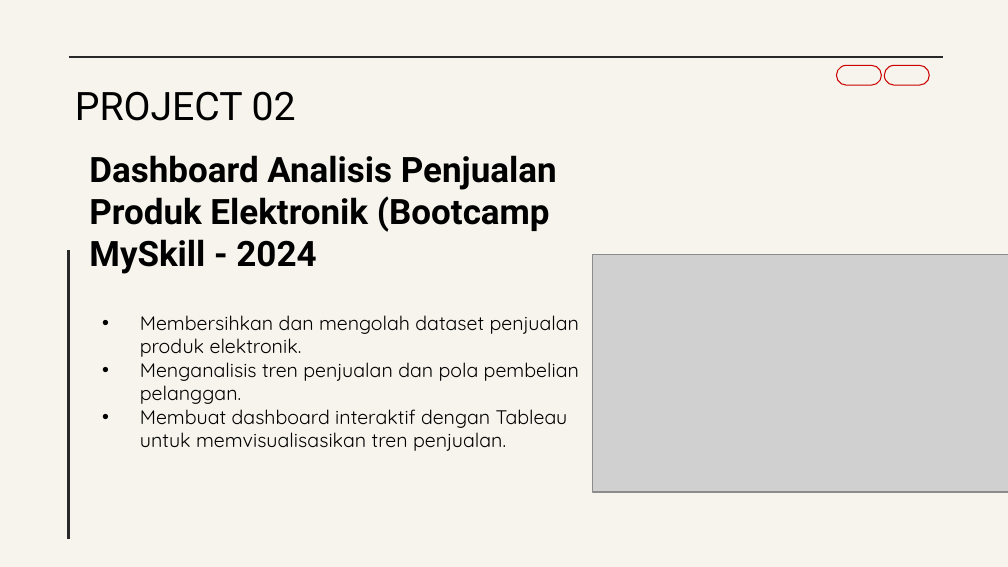
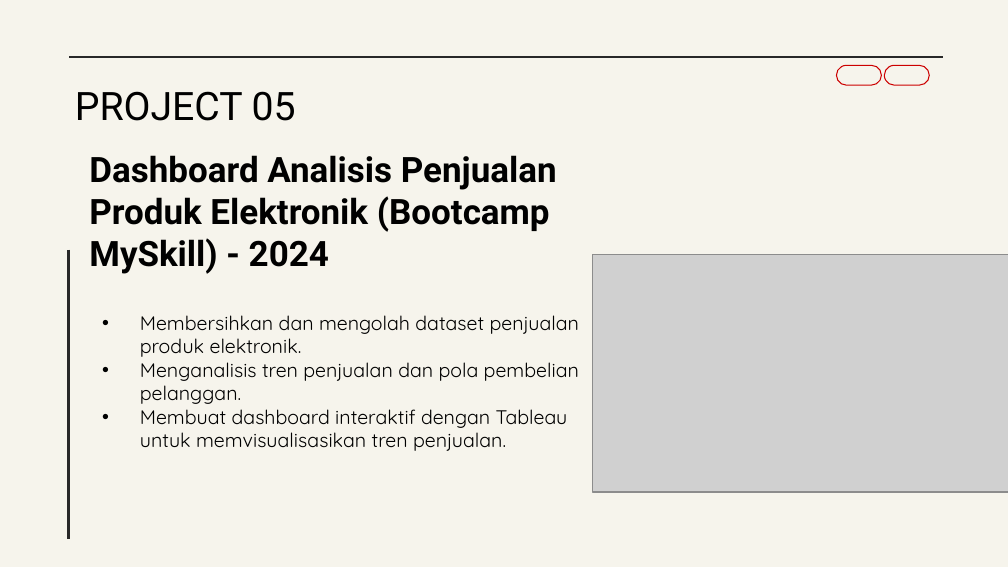
Before and after one commit to DisyaAriza/Project_magang, a slide deck: slide 9 of Portopolio Disya.pptx (slide 6 before the commit). Drawn at 1008x567 pixels with LibreOffice and Linux fonts; fonts in the diff are those of the drawing; grey boxes stand for pictures. Boxes give left, top, right and bottom in pixels: in the first picture for what was removed or moved away, otherwise in the second. Text is boxed around its words. In the diff, an @@ line names an element or a change of style, - is before the commit and + after.

```diff
--- a/Portopolio Disya.pptx
+++ b/Portopolio Disya.pptx
@@ title at <box>75,91,296,121</box>: text changed @@
-PROJECT 02
+PROJECT 05
@@ text at <box>89,155,557,274</box>: text changed @@
-Dashboard Analisis Penjualan Produk Elektronik (Bootcamp MySkill - 2024
+Dashboard Analisis Penjualan Produk Elektronik (Bootcamp MySkill) - 2024
```
Also in this commit, not shown: 9 other slides changed, 1 slide added, 2 slides removed, 1 other file.
